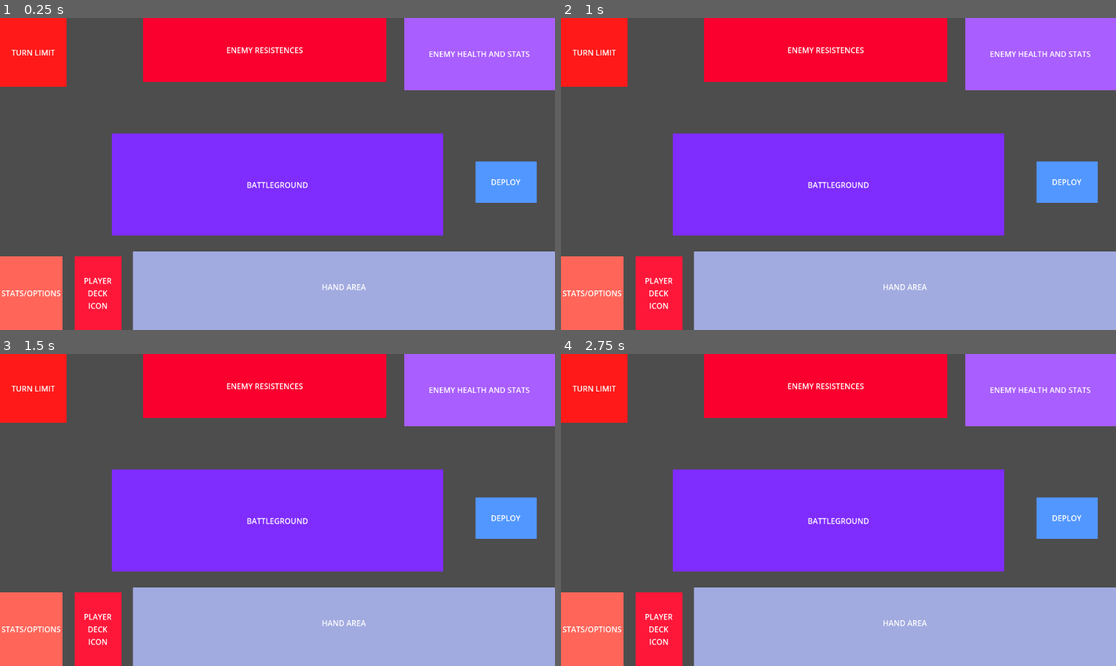
Above: before the commit, frames 1-4 (two rows, left to right).
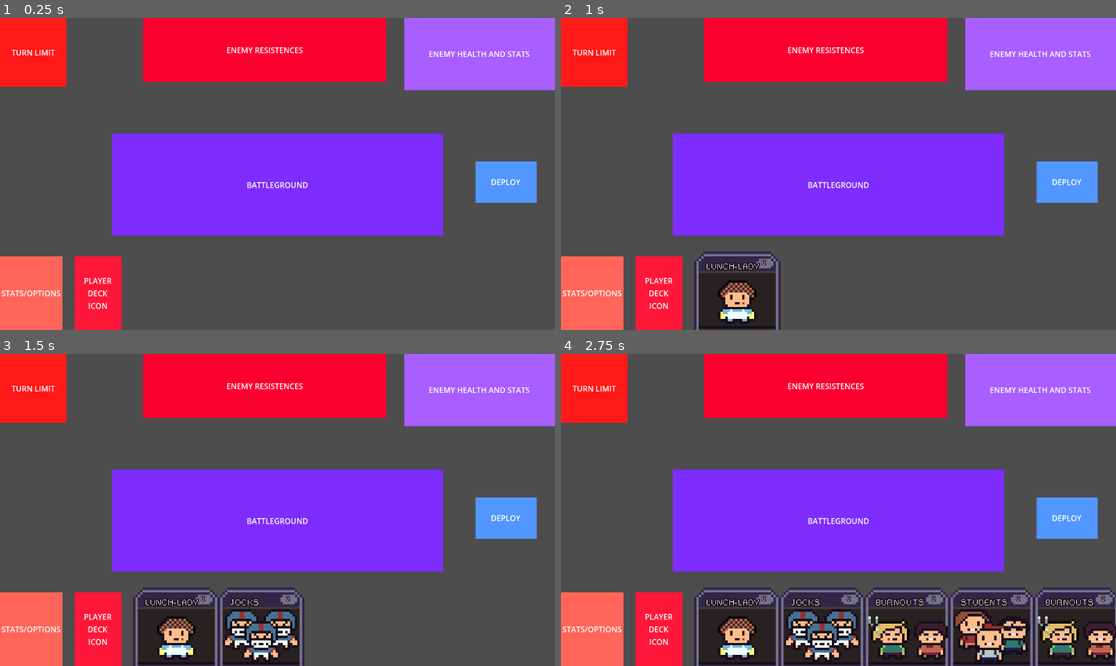
Above: after the commit, the same moments.

Repository: JPGFG/ld24
Game: Godot game, scene res://scenes/game-board/gameboard.tscn
Same seed, same stepped clock (60 frames per second), same inputs: the game is played once before the commit and once after it.
Inputs (mouse positions are in pixels of both pictures, inside the frame that each line leads up to):
- Up to frame 1 (0.25 s): no input
- Up to frame 2 (1 s): tap Enter at 0.5 s; move the mouse to (960, 158) at 0.52 s
- Up to frame 3 (1.5 s): tap Space at 1.25 s; move the mouse to (166, 525) at 1.27 s
- Up to frame 4 (2.75 s): move the mouse to (894, 441) at 2.02 s

The runs differ from the first frame. In frame 1, 19% of the frame differs, in the area x 23-100%, y 74-100%; in frame 2, 19%; in frame 3, 19%; in frame 4, 19%.
Error before the commit: Invalid access to property or key 'multipler' on a base object of type 'Nil'. (res://scripts/cards/pop_card.gd:17)

Commit message:
hand populates

Diff:
--- a/resources/cards/populations/burnouts.tres
+++ b/resources/cards/populations/burnouts.tres
@@ -8,8 +8,8 @@
 script = ExtResource("1_6i0ny")
 card_image = ExtResource("1_h2v5b")
 germ_image = ExtResource("2_qodng")
-multipler = 5
-adder = 45
+multiplier = 4
+adder = 20
 card_type = 0
 color = Color(0, 0, 0, 1)
 description = "How are your lungs feeling bud"
--- a/resources/cards/populations/jocks.tres
+++ b/resources/cards/populations/jocks.tres
@@ -8,7 +8,7 @@
 script = ExtResource("1_0cbqw")
 card_image = ExtResource("1_g8wek")
 germ_image = ExtResource("2_okrpi")
-multipler = 15
+multiplier = 8
 adder = 10
 card_type = 0
 color = Color(0, 0, 0, 1)
--- a/resources/cards/populations/lunch_lady.tres
+++ b/resources/cards/populations/lunch_lady.tres
@@ -8,7 +8,7 @@
 script = ExtResource("1_5acl3")
 card_image = ExtResource("1_xydu6")
 germ_image = ExtResource("2_otyl7")
-multipler = 18
+multiplier = 6
 adder = 8
 card_type = 0
 color = Color(0, 0, 0, 1)
--- a/resources/cards/populations/students.tres
+++ b/resources/cards/populations/students.tres
@@ -8,8 +8,8 @@
 script = ExtResource("1_xxnle")
 card_image = ExtResource("1_mgwyg")
 germ_image = ExtResource("2_u5e6a")
-multipler = 20
-adder = 0
+multiplier = 10
+adder = 10
 card_type = 0
 color = Color(0, 0, 0, 1)
 description = "You for sure don't wash your hands"
--- a/scenes/game-board/gameboard.tscn
+++ b/scenes/game-board/gameboard.tscn
@@ -6,6 +6,7 @@
 [ext_resource type="Script" path="res://scripts/controllers/ui-controller.gd" id="2_dp5jn"]
 [ext_resource type="Script" path="res://scripts/game-state-machines/game-state-base.gd" id="2_dwdl8"]
 [ext_resource type="Script" path="res://scripts/game-state-machines/states/turn-start.gd" id="3_loohh"]
+[ext_resource type="Script" path="res://scripts/deck.gd" id="7_8dqh2"]
 
 [node name="Gameboard" type="Control"]
 layout_mode = 3
@@ -215,8 +216,10 @@
 text = "DEPLOY"
 horizontal_alignment = 1
 
-[node name="GameController" type="Node" parent="."]
+[node name="GameController" type="Node" parent="." node_paths=PackedStringArray("hand", "deck")]
 script = ExtResource("1_a3i36")
+hand = NodePath("../Hand")
+deck = NodePath("../Deck")
 
 [node name="UIController" type="Node" parent="."]
 script = ExtResource("2_dp5jn")
@@ -232,38 +235,5 @@
 [node name="GameStateBase" type="Node" parent="GameStateMachine"]
 script = ExtResource("2_dwdl8")
 
-[node name="handarea" type="ColorRect" parent="."]
-layout_mode = 1
-anchors_preset = -1
-anchor_left = 0.239583
-anchor_top = 0.748457
-anchor_right = 1.0
-anchor_bottom = 1.0
-grow_horizontal = 2
-grow_vertical = 0
-color = Color(0.636415, 0.669274, 0.876548, 1)
-metadata/_edit_use_anchors_ = true
-
-[node name="Label" type="Label" parent="handarea"]
-layout_mode = 1
-anchors_preset = 8
-anchor_left = 0.5
-anchor_top = 0.5
-anchor_right = 0.5
-anchor_bottom = 0.5
-offset_left = -69.5
-offset_top = -19.0
-offset_right = 69.5
-offset_bottom = 19.0
-grow_horizontal = 2
-grow_vertical = 2
-text = "HAND AREA"
-horizontal_alignment = 1
-
-[node name="HandHBox" type="HBoxContainer" parent="handarea"]
-layout_mode = 1
-anchors_preset = 9
-anchor_bottom = 1.0
-offset_right = 876.0
-offset_bottom = 0.000152588
-grow_vertical = 2
+[node name="Deck" type="Node" parent="."]
+script = ExtResource("7_8dqh2")
--- a/scenes/hand.tscn
+++ b/scenes/hand.tscn
@@ -1,24 +1,30 @@
 [gd_scene load_steps=2 format=3 uid="uid://bwlu63c2x5m75"]
 
-[ext_resource type="PackedScene" uid="uid://cwsv7v63wvlum" path="res://scenes/cards/card.tscn" id="1_jlwkv"]
+[ext_resource type="Script" path="res://scripts/hand.gd" id="1_utt7h"]
 
 [node name="HandHBox" type="HBoxContainer"]
 anchors_preset = 9
 anchor_bottom = 1.0
 offset_right = 766.0
 grow_vertical = 2
+script = ExtResource("1_utt7h")
 
-[node name="Card" parent="." instance=ExtResource("1_jlwkv")]
+[node name="Control" type="Control" parent="."]
 layout_mode = 2
+size_flags_horizontal = 3
 
-[node name="Card2" parent="." instance=ExtResource("1_jlwkv")]
+[node name="Control2" type="Control" parent="."]
 layout_mode = 2
+size_flags_horizontal = 3
 
-[node name="Card3" parent="." instance=ExtResource("1_jlwkv")]
+[node name="Control3" type="Control" parent="."]
 layout_mode = 2
+size_flags_horizontal = 3
 
-[node name="Card4" parent="." instance=ExtResource("1_jlwkv")]
+[node name="Control4" type="Control" parent="."]
 layout_mode = 2
+size_flags_horizontal = 3
 
-[node name="Card5" parent="." instance=ExtResource("1_jlwkv")]
+[node name="Control5" type="Control" parent="."]
 layout_mode = 2
+size_flags_horizontal = 3
--- a/scripts/cards/card.gd
+++ b/scripts/cards/card.gd
@@ -1,8 +1,10 @@
 extends Node
 class_name Base_Card
 
+const card_scene = preload("res://scenes/cards/card.tscn")
+
 @export var card_resource: CardResource
-@onready var sprite_2d: TextureRect = $TextureRect
+var sprite_2d: TextureRect
 
 var sprite_start_scale_x: float
 var sprite_start_scale_y: float
@@ -11,6 +13,8 @@
 
 # Called when the node enters the scene tree for the first time.
 func _ready():
+	print($TextureRect)
+	sprite_2d = $TextureRect
 	sprite_start_scale_x = sprite_2d.scale.x
 	sprite_start_scale_y = sprite_2d.scale.y
 
@@ -51,3 +55,8 @@
 		)
 		. set_trans(Tween.TRANS_LINEAR)
 	)
+
+static func new_card(p_card_resource: CardResource) -> Base_Card:
+	var card = card_scene.instantiate()
+	card.card_resource = p_card_resource
+	return card
--- a/scripts/cards/card_resource.gd
+++ b/scripts/cards/card_resource.gd
@@ -7,7 +7,7 @@
 
 @export var card_image: Texture2D
 @export var germ_image: Texture2D
-@export var multipler: int
+@export var multiplier: int
 @export var adder: int
 @export var card_type: CardType
 @export var color: Color
@@ -19,7 +19,7 @@
 
 func _init(
 	p_card_image = null,
-	p_multipler = 0,
+	p_multiplier = 0,
 	p_adder = 0,
 	p_card_type = CardType.POPULATION,
 	p_color = Color(1, 1, 1, 1),
@@ -29,7 +29,7 @@
 	p_rarity = Rarity.COMMON
 ):
 	card_image = p_card_image
-	multipler = p_multipler
+	multiplier = p_multiplier
 	adder = p_adder
 	card_type = p_card_type
 	color = p_color
--- a/scripts/cards/pop_card.gd
+++ b/scripts/cards/pop_card.gd
@@ -13,8 +13,9 @@
 	super()
 
 func build_card():
+	print(card_resource.name)
 	#if card_resource.multipler != null:
-	multiplier.text = str(card_resource.multipler) + "X"
+	multiplier.text = str(card_resource.multiplier) + "X"
 
 	#if card_resource.adder != null:
 	adder.text = str(card_resource.adder) + "+"
--- a/scripts/controllers/game-controller.gd
+++ b/scripts/controllers/game-controller.gd
@@ -7,8 +7,8 @@
 @export var ui_controller : UIController
 
 var pops = []
-@onready var hand = [ "fat", "buttholes", "make", "me"]
-@onready var deck = ["cholera", "cold"]
+@export var hand: Hand
+@export var deck: Deck
 var graveyard = []
 var resistances = []
 
@@ -16,19 +16,19 @@
 var school_life : int
 
 func _ready():
-	pass
-
-
-func shuffle_deck():
-	randomize()
-	deck.shuffle()
-	return
+	await get_tree().create_timer(1.0).timeout
+	draw_cards()
 
 func draw_cards():
-	while (hand.size() < 7 ):
-		if deck!= []:
-			var drawnCard = deck.pop_back()
-			hand.push_back(drawnCard)
+	while !deck.ready:
+		await deck.ready
+
+	deck.shuffle()
+	while (hand.cards.size() < 5 ):
+		if deck.cards.size() != 0:
+			var card_index = hand.cards.size()
+			var drawn_card = deck.draw_card()
+			await hand.add_card(drawn_card, card_index)
 		else:
 			print("your deck is empty")
 			return
--- /dev/null
+++ b/scripts/deck.gd
@@ -0,0 +1,24 @@
+extends Node
+class_name Deck
+
+var cards: Array[CardResource] = []
+
+func _ready():
+    var card_resources = Helper.get_all_resource_paths("res://resources/cards/populations", false)
+    print(card_resources)
+    var resources_size = card_resources.size()
+    for i in range(10):
+        var random_resource = card_resources[randi() % resources_size]
+        var card = load(random_resource)
+        cards.append(card)
+
+func shuffle():
+    randomize()
+    cards.shuffle()
+
+func draw_card():
+    if cards.size() > 0:
+        var card = cards.pop_front()
+        return card
+    else:
+        return null
--- /dev/null
+++ b/scripts/hand.gd
@@ -0,0 +1,20 @@
+extends Node
+class_name Hand
+
+var cards: Array[CardResource] = []
+
+func add_card(card: CardResource, card_position: int):
+
+	print("adding card")
+	cards.append(card)
+
+	var card_scene = Base_Card.new_card(card)
+
+	var card_container = get_card_container_at_position(card_position)
+
+	card_container.add_child(card_scene)
+	await get_tree().create_timer(0.3).timeout
+
+func get_card_container_at_position(position: int) -> Node:
+	var child_containers = get_children()
+	return child_containers[position]
--- /dev/null
+++ b/scripts/helper.gd
@@ -0,0 +1,28 @@
+extends Node
+class_name Helper
+
+## Returns an array of full file paths to all resources in the directory at the specified path.
+## These file paths can be used to load the resources with load().
+static func get_all_resource_paths(directory_path: String, include_subdirectories := true) -> Array[String]:
+    if directory_path == "":
+        return []
+    var directory = DirAccess.open(directory_path)
+    if directory == null:
+        if not Engine.is_editor_hint():
+            push_error("CRITICAL: The directory %s does not exist. Returning an empty array." % directory_path)
+        return []
+    var file_path_list: Array[String] = []
+    for file in directory.get_files():
+        if file.ends_with(".remap"):
+            file = file.trim_suffix(".remap")
+        elif file.ends_with(".import"):
+            file = file.trim_suffix(".import")
+        var full_name = directory_path + "/" + file
+        if ResourceLoader.exists(full_name):
+            file_path_list.append(full_name)
+    if include_subdirectories:
+        for subdirectory_name in directory.get_directories():
+            var subdirectory_path = directory_path + "/" + subdirectory_name
+            var subdirectory_file_path_list = get_all_resource_paths(subdirectory_path)
+            file_path_list.append_array(subdirectory_file_path_list)
+    return file_path_list
Not shown: 1 places in scenes/game-board/gameboard.tscn that only renumber resources
